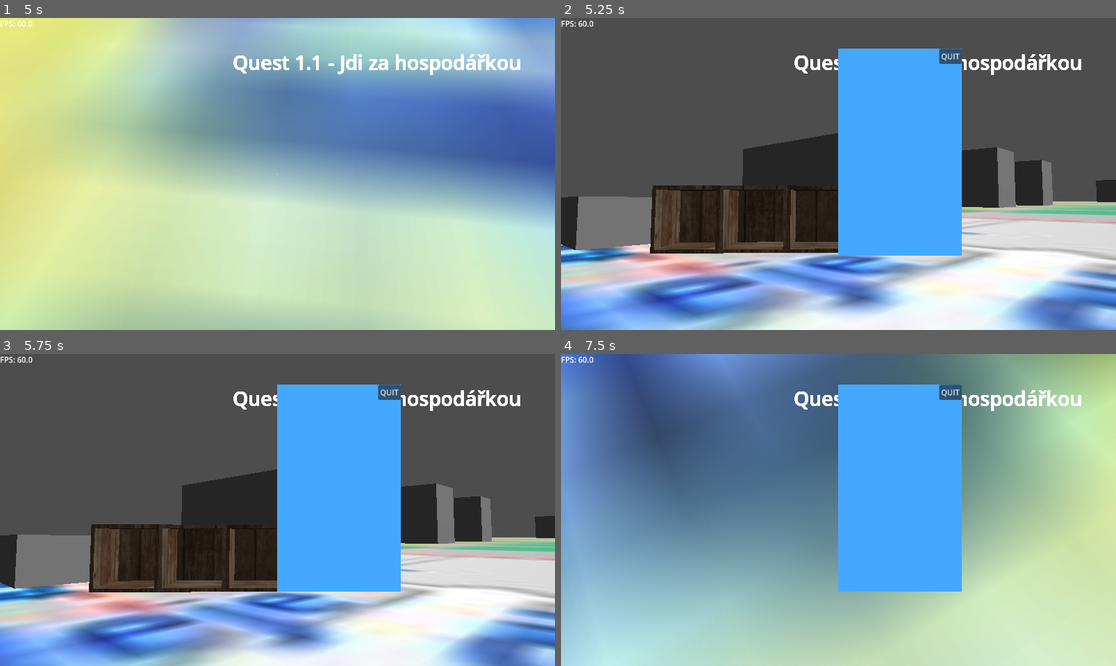
Above: before the commit, frames 1-4 (two rows, left to right).
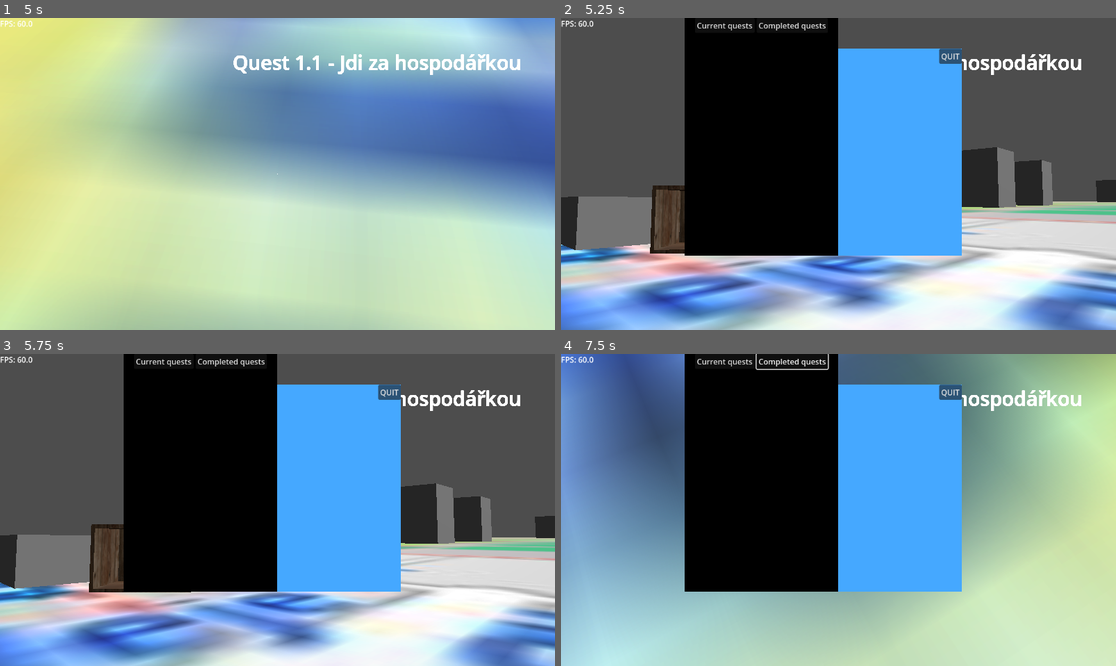
Above: after the commit, the same moments.

Repository: StrahovGameDev/StraHov
Game: Godot game, scene res://00main_scene/game_manager.tscn
Same seed, same stepped clock (60 frames per second), same inputs: the game is played once before the commit and once after it. Video files are missing from this copy of the repository; at most half a second of black plays in their place.
Inputs (mouse positions are in pixels of both pictures, inside the frame that each line leads up to):
- Up to frame 1 (5 s): click "START" at 0.5 s; tap Enter (enter) at 1.25 s; move the mouse to (305, 174) at 1.27 s; hold T (t) 1.28-2.03 s; hold Space (fly_up) 1.28-2.78 s; tap Y (y) at 1.55, 2.1, 3.05, 4.55 s; move the mouse to (249, 174) at 2.02 s; tap T (t) at 2.3, 3.8 s; tap E (accept) at 2.75 s; move the mouse to (333, 105) at 2.77 s; hold D (right) 2.78-3.53 s; hold E (accept) 2.78-3.53 s; move the mouse to (271, 180) at 3.52 s; hold Space (fly_up) 3.53-4.28 s; tap Ctrl (duck) at 3.6 s; move the mouse to (444, 220) at 4.27 s; hold A (left) from 4.28 s (still down); hold Enter (enter) from 4.28 s (still down)
- Up to frame 2 (5.25 s): move the mouse to (794, 170) at 5.02 s; release A (left) at 5.03 s; release Enter (enter) at 5.03 s; hold Space (fly_up) from 5.03 s (still down); tap Q (phone) at 5.1 s
- Up to frame 3 (5.75 s): keep holding Space (fly_up); tap T (t) at 5.3 s
- Up to frame 4 (7.5 s): release Space (fly_up) at 5.75 s; click (727, 360) at 5.75 s, where only the run after the commit has a clickable "Current quests"; click (794, 360) at 6.5 s, where only the run after the commit has a clickable "Completed quests"; tap E (accept) at 7.25 s; move the mouse to (866, 510) at 7.27 s; hold S (backward) from 7.28 s (still down); hold Shift (sprint) from 7.28 s (still down)

Frame 1 is identical in both runs. In frame 2, 21% of the frame differs, in the area x 22-50%, y 0-77%; in frame 3, 21%; in frame 4, 21%.

Commit message:
quest_system: add current and completed quests

Diff:
--- a/debug_folders/filipstrahov/quest/quest_1.tscn
+++ b/debug_folders/filipstrahov/quest/quest_1.tscn
@@ -14,7 +14,9 @@
 quest_name = "See a block manager"
 quest_description = "Your task is to go to the big ball aka block manager."
 quest_completed = false
-quest_requirements = ""
+quest_requirements = {
+"req": false
+}
 metadata/_custom_type_script = "uid://dw8ujgujfm4u1"
 
 [node name="Quest1" type="Area3D"]
--- a/debug_folders/filipstrahov/quest/quest_2.gd
+++ b/debug_folders/filipstrahov/quest/quest_2.gd
@@ -3,4 +3,4 @@
 
 func _on_body_entered(body: Node3D) -> void:
 	QuestManager.update_description("quest1", "Well done, now see the bean like shape.")
-	QuestManager.update_requirements("quest1", "good")
+	QuestManager.update_requirements("quest1", "req", true)
--- a/debug_folders/filipstrahov/quest/quest_3.gd
+++ b/debug_folders/filipstrahov/quest/quest_3.gd
@@ -2,7 +2,9 @@
 
 
 func _on_body_entered(body: Node3D) -> void:
-	if QuestManager.quest_array[0].quest_requirements == "good":
+	var req = QuestManager.check_requirements("quest1", "req")
+	if req:
 		QuestManager.update_description("quest1", "Your job here is done")
+		QuestManager.complete_quest("quest1")
 	else:
 		print("You cant finish this quest yet.")
--- a/debug_folders/filipstrahov/quest/quest_dependencies/quest_data.gd
+++ b/debug_folders/filipstrahov/quest/quest_dependencies/quest_data.gd
@@ -7,4 +7,4 @@
 @export var quest_name: String
 @export_multiline var quest_description: String
 @export var quest_completed: bool
-@export var quest_requirements: String
+@export var quest_requirements: Dictionary
--- a/debug_folders/filipstrahov/quest/quest_labels.gd
+++ b/debug_folders/filipstrahov/quest/quest_labels.gd
@@ -1,10 +1,12 @@
 extends CanvasLayer
 
-@onready var vbox = $QuestLabels/VBoxContainer
+@onready var vbox_current_quests = $QuestLabels/VBoxCurrentQuests
+@onready var vbox_completed_quests = $QuestLabels/VBoxCompletedQuests
 
 func _ready() -> void:
 	QuestManager.quest_added.connect(add_quest_label)
 	QuestManager.description_updated.connect(_on_description_updated)
+	QuestManager.quest_completed.connect(_on_quest_completed)
 	visible = false
 
 
@@ -21,7 +23,9 @@
 	var button: Button = Button.new()
 	button.text = quest_unique_name.quest_name
 	button.pressed.connect(_on_quest_button_pressed.bind(quest_unique_name))
-	vbox.add_child(button)
+	vbox_current_quests.add_child(button)
+
+
 func _on_quest_button_pressed(quest_unique_name):
 	var quest = quest_unique_name.quest_description
 	$QuestLabels/ColorRect/QuestDescription.text = quest
@@ -34,3 +38,20 @@
 
 func _on_description_updated(quest_description):
 	$QuestLabels/ColorRect/QuestDescription.text = quest_description
+
+
+func _on_quest_completed(quest_unique_name) -> void:
+	var button: Button = Button.new()
+	button.text = quest_unique_name.quest_name
+	button.pressed.connect(_on_quest_button_pressed.bind(quest_unique_name))
+	vbox_completed_quests.add_child(button)
+
+
+func _on_current_quests_pressed() -> void:
+	vbox_current_quests.show()
+	vbox_completed_quests.hide()
+
+
+func _on_button_2_pressed() -> void:
+	vbox_current_quests.hide()
+	vbox_completed_quests.show()
--- a/debug_folders/filipstrahov/quest/quest_labels.tscn
+++ b/debug_folders/filipstrahov/quest/quest_labels.tscn
@@ -14,23 +14,11 @@
 grow_horizontal = 2
 grow_vertical = 2
 
-[node name="VBoxContainer" type="VBoxContainer" parent="QuestLabels"]
+[node name="ColorRect2" type="ColorRect" parent="QuestLabels"]
 layout_mode = 1
 anchors_preset = 9
 anchor_bottom = 1.0
 offset_left = 256.0
-offset_top = 64.0
-offset_right = 576.0
-offset_bottom = -155.0
-grow_vertical = 2
-
-[node name="ColorRect2" type="ColorRect" parent="QuestLabels"]
-visible = false
-layout_mode = 1
-anchors_preset = 9
-anchor_bottom = 1.0
-offset_left = 256.0
-offset_top = 64.0
 offset_right = 576.0
 offset_bottom = -155.0
 grow_vertical = 2
@@ -46,13 +34,33 @@
 offset_bottom = 31.0
 grow_horizontal = 2
 
-[node name="Button" type="Button" parent="QuestLabels/ColorRect2/HBoxContainer"]
+[node name="CurrentQuests" type="Button" parent="QuestLabels/ColorRect2/HBoxContainer"]
 layout_mode = 2
 text = "Current quests"
 
 [node name="Button2" type="Button" parent="QuestLabels/ColorRect2/HBoxContainer"]
 layout_mode = 2
 text = "Completed quests"
+
+[node name="VBoxCurrentQuests" type="VBoxContainer" parent="QuestLabels"]
+layout_mode = 1
+anchors_preset = 9
+anchor_bottom = 1.0
+offset_left = 256.0
+offset_top = 64.0
+offset_right = 576.0
+offset_bottom = -155.0
+grow_vertical = 2
+
+[node name="VBoxCompletedQuests" type="VBoxContainer" parent="QuestLabels"]
+layout_mode = 1
+anchors_preset = 9
+anchor_bottom = 1.0
+offset_left = 256.0
+offset_top = 64.0
+offset_right = 576.0
+offset_bottom = -155.0
+grow_vertical = 2
 
 [node name="ColorRect" type="ColorRect" parent="QuestLabels"]
 layout_mode = 1
@@ -89,4 +97,6 @@
 grow_horizontal = 0
 text = "QUIT"
 
+[connection signal="pressed" from="QuestLabels/ColorRect2/HBoxContainer/CurrentQuests" to="." method="_on_current_quests_pressed"]
+[connection signal="pressed" from="QuestLabels/ColorRect2/HBoxContainer/Button2" to="." method="_on_button_2_pressed"]
 [connection signal="pressed" from="QuestLabels/ColorRect/Button" to="." method="_on_button_pressed"]
--- a/debug_folders/filipstrahov/quest/quest_manager.gd
+++ b/debug_folders/filipstrahov/quest/quest_manager.gd
@@ -21,15 +21,21 @@
 	description_updated.emit(quest.quest_description)
 
 
-func update_requirements(quest_unique_name: String, new_quest_requirement: String) -> void:
+func update_requirements(quest_unique_name: String, key: String, value: bool) -> void:
 	var quest: Resource = _find_quest(quest_unique_name)
-	quest.quest_requirements = new_quest_requirement
+	quest.quest_requirements[key] = value
+
+
+func check_requirements(quest_unique_name: String, key: String) -> bool:
+	var quest: Resource = _find_quest(quest_unique_name)
+	return quest.quest_requirements[key]
+
 
 
 func complete_quest(quest_unique_name: String) -> void:
 	var quest: Resource = _find_quest(quest_unique_name)
 	quest.quest_completed = true
-	quest_completed.emit()
+	quest_completed.emit(quest)
 
 
 func _find_quest(quest_unique_name: String) -> Resource:
